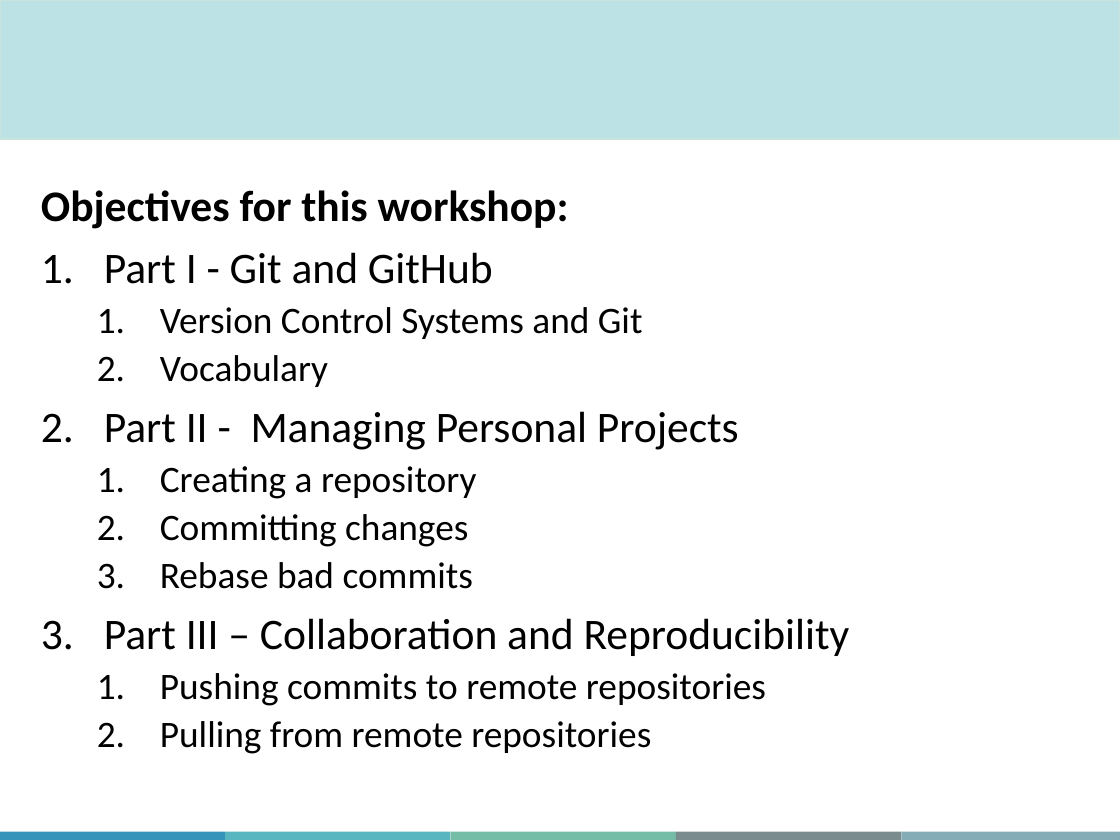
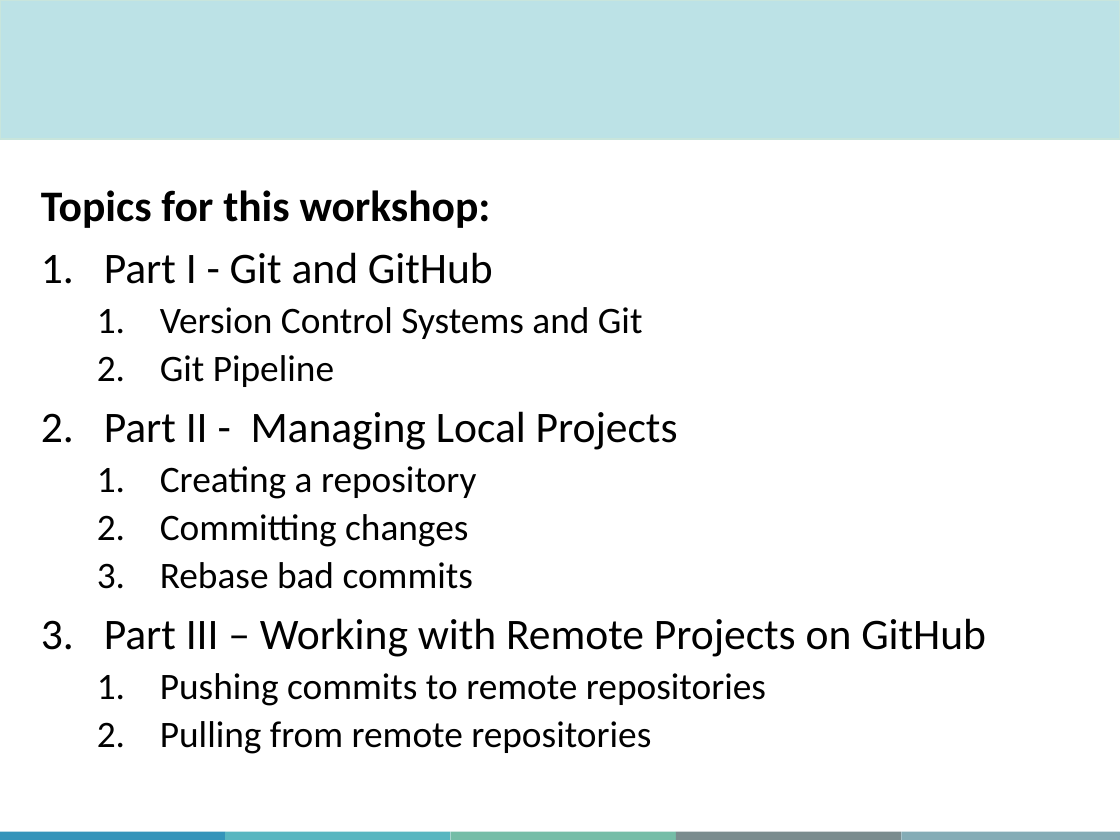
Before and after one commit to aosakwe/MiCM_IntroToGitHub, a slide deck: slide 3 of Slides/MiCM_GitHub_Workshop.pptx. Drawn at 1120x840 pixels with LibreOffice and Linux fonts; fonts in the diff are those of the drawing; background and template pictures are left out. Boxes give left, top, right and bottom in pixels: in the first picture for what was removed or moved away, otherwise in the second. Text is boxed around its words. In the diff, an @@ line names an element or a change of style, - is before the commit and + after.

Commit message:
Updated slides and added a manual for preparing for the workshop

```diff
--- a/Slides/MiCM_GitHub_Workshop.pptx
+++ b/Slides/MiCM_GitHub_Workshop.pptx
@@ text at box(41, 190, 491, 228): text changed @@
-Objectives for this workshop:
+Topics for this workshop:
@@ text at box(104, 355, 678, 450): text changed @@
-  2. Vocabulary
-2. Part II - Managing Personal Projects
+  2. Git Pipeline
+2. Part II - Managing Local Projects
@@ text at box(104, 618, 986, 657): text changed @@
-3. Part III – Collaboration and Reproducibility
+3. Part III – Working with Remote Projects on GitHub
```
Also in this commit, not shown: 2 other slides changed, 6 slides added, 2 slides removed, 2 other files.
